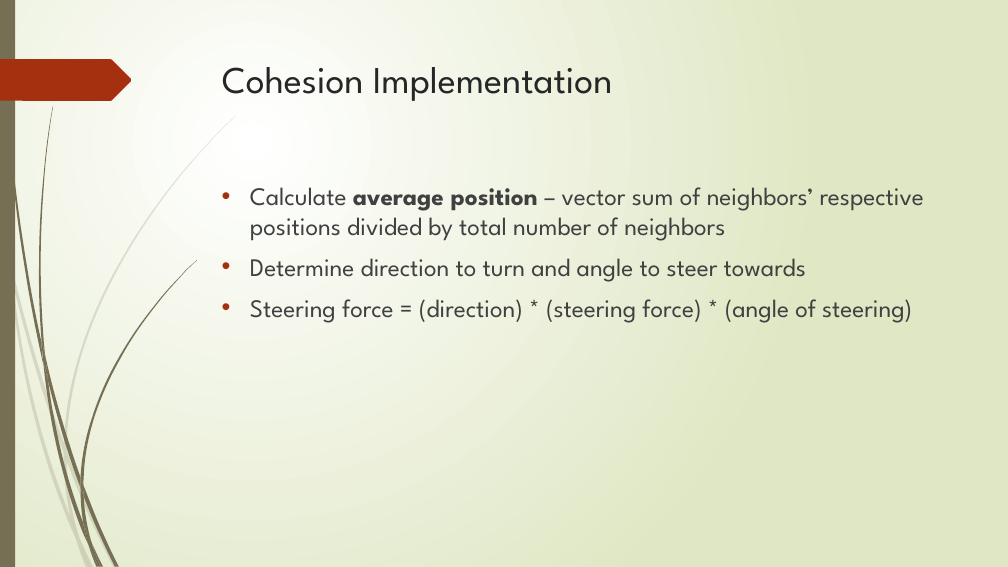
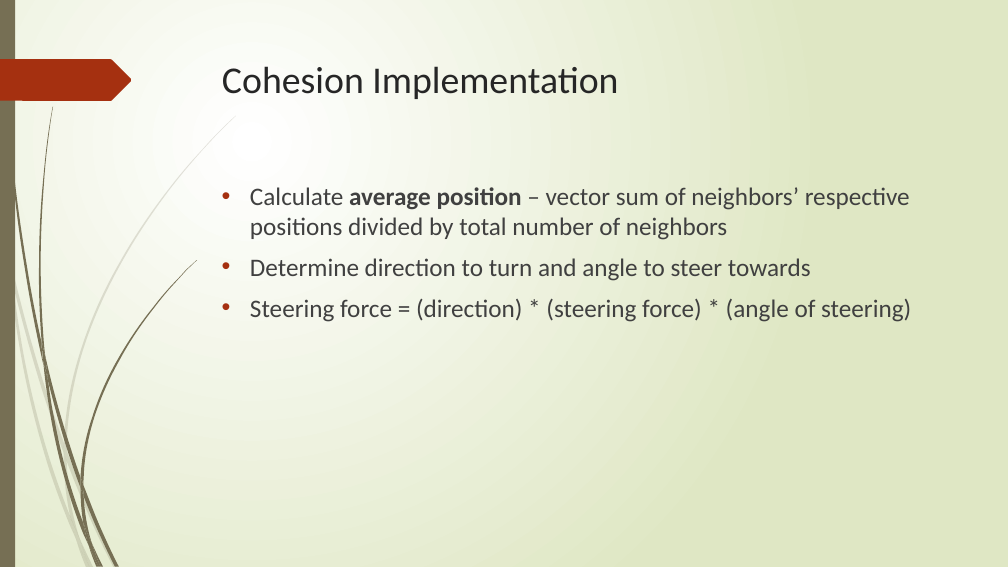
Before and after one commit to NattyBumppo/flockingdemo, a slide deck: slide 15 of flocking.pptx. Drawn at 1008x567 pixels with LibreOffice and Linux fonts; fonts in the diff are those of the drawing. Boxes give left, top, right and bottom in pixels: in the first picture for what was removed or moved away, otherwise in the second. Text is boxed around its words. In the diff, an @@ line names an element or a change of style, - is before the commit and + after.

```diff
--- a/flocking.pptx
+++ b/flocking.pptx
@@ title "Cohesion Implementation" at bbox=[222, 66, 618, 99]: font League Spartan to Calibri @@
@@ text "Calculate average position – vector ..." at bbox=[250, 187, 911, 322]: font League Spartan to Calibri @@
```
Also in this commit, not shown: 18 other slides changed, 3 slides removed, 2 other files.
